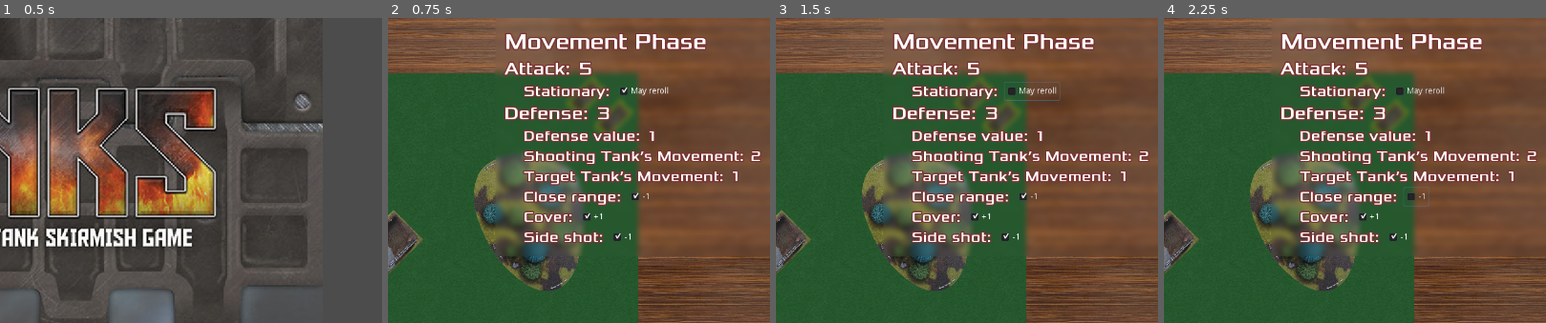
Above: before the commit, frames 1-4 (left to right).
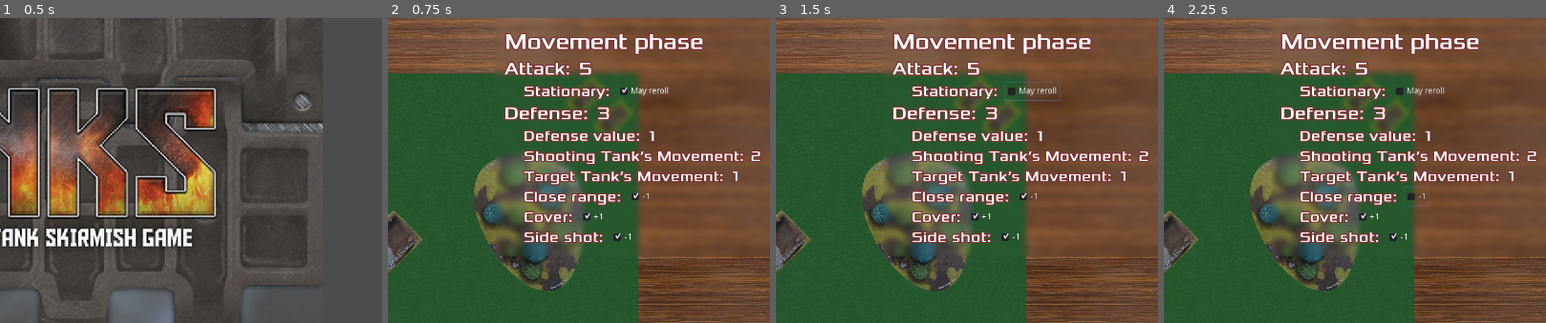
Above: after the commit, the same moments.

Repository: raulh39/Tanks2d
Game: Godot game, scene res://Scenes/Menu.tscn
Same seed, same stepped clock (60 frames per second), same inputs: the game is played once before the commit and once after it.
Inputs:
- Up to frame 1 (0.5 s): no input
- Up to frame 2 (0.75 s): click "New Game" at 0.5 s
- Up to frame 3 (1.5 s): click "May reroll" at 1.25 s
- Up to frame 4 (2.25 s): click "-1" at 2 s
The pictures show only the part of the screen within x 50-100%, y 0-50%; the shares and areas given below are measured in that part.

Frame 1 is identical in both runs. In frame 2, 0.5% of the frame differs, in the area x 64-84%, y 5-12%; in frame 3, 0.5%; in frame 4, 0.5%.
Error after the commit: Invalid set index 'text' (on base: 'null instance') with value of type 'String'. (res://Code/GUI.gd:13)

Commit message:
Manually restore HUD size when toggling info

Diff:
--- a/Code/GUI.gd
+++ b/Code/GUI.gd
@@ -4,7 +4,8 @@
 
 enum Phases { MOVE, SHOOT, COMMAND }
 
-onready var _phase_label: Label = ($CenterContainer/MainContainer/Phase as Label)
+onready var _phase_label: Label = ($MainContainer/Phase as Label)
+onready var _min_y_rect_size := rect_size.y
 
 func setPhase(new_phase: int) -> void:
 	match new_phase:
@@ -14,3 +15,9 @@
 			_phase_label.text = "Shooting Phase"
 		Phases.COMMAND:
 			_phase_label.text = "Command Phase"
+
+
+func _input(event):
+	if event.is_action_released("toggle"):
+		$MainContainer/StatisticsContainer.visible = not $MainContainer/StatisticsContainer.visible
+		rect_size.y = _min_y_rect_size
